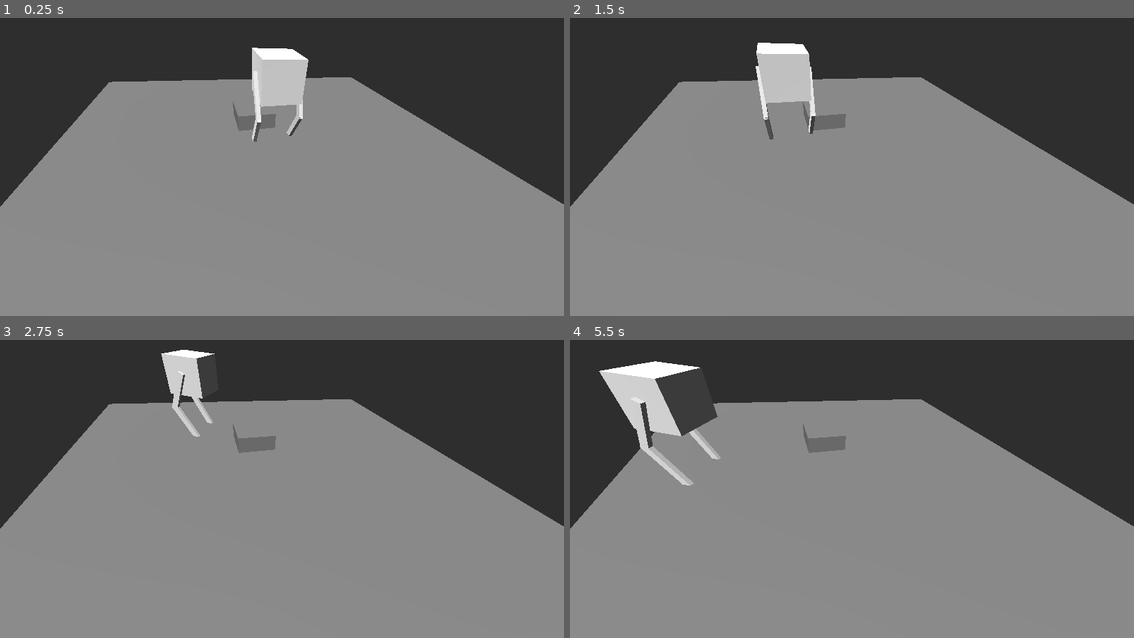
Above: before the commit, frames 1-4 (two rows, left to right).
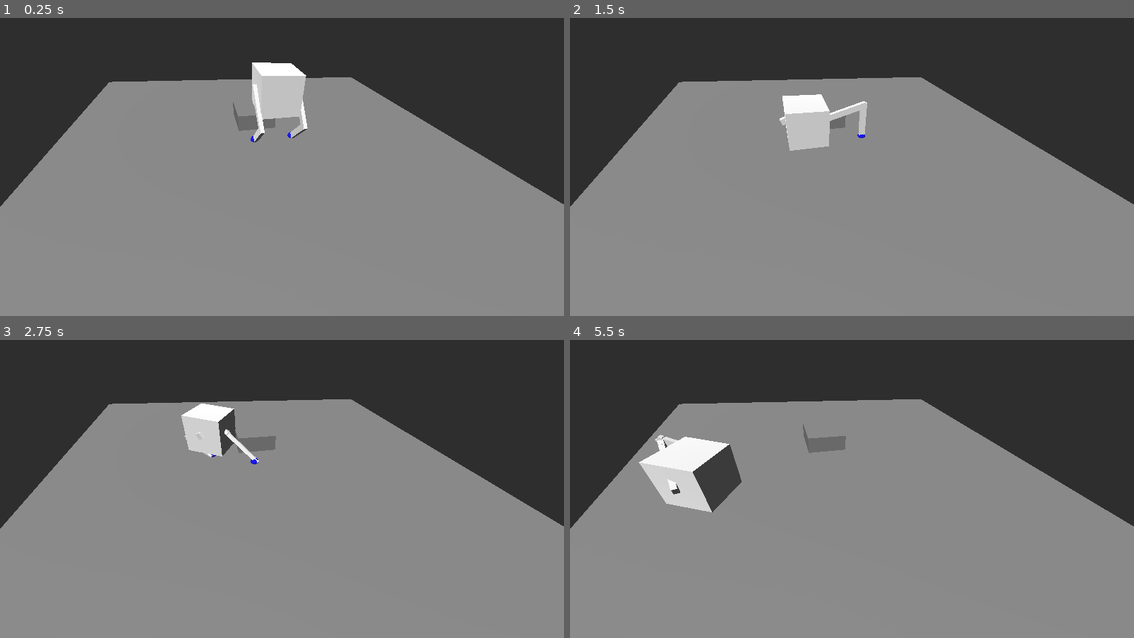
Above: after the commit, the same moments.

Repository: Jude010/C18405736_FYP
Game: Godot game, scene res://world.tscn
Same seed, same stepped clock (60 frames per second), same inputs: the game is played once before the commit and once after it.
Inputs:
- Up to frame 1 (0.25 s): no input
- Up to frame 2 (1.5 s): tap Enter at 0.5 s; hold D (right) 0.53-1.28 s; hold Shift (shift) 0.53-1.28 s; tap Space (space, bound only after the commit) at 0.8, 1.35 s; hold S (back) from 1.28 s (still down)
- Up to frame 3 (2.75 s): tap Shift (shift) at 1.55 s; release S (back) at 2.03 s; hold D (right) from 2.03 s (still down); hold Q (rot_anti_clockwise) from 2.03 s (still down); tap Space (space, bound only after the commit) at 2.3 s
- Up to frame 4 (5.5 s): release D (right) at 2.78 s; release Q (rot_anti_clockwise) at 2.78 s; hold W (forward) 2.78-3.53 s; tap E (rot_clockwise) at 2.85 s; tap Shift (shift) at 3.05, 4.55 s; hold Shift (shift) 3.53-4.28 s; hold A (left) 3.53-5.03 s; tap Space (space, bound only after the commit) at 3.8, 4.35, 5.3 s; hold S (back) from 5.03 s (still down); hold Shift (shift) from 5.03 s (still down)

The runs differ from the first frame. In frame 1, 1.5% of the frame differs, in the area x 44-55%, y 9-42%; in frame 2, 3.5%; in frame 3, 2.4%; in frame 4, 6.0%, in the area x 5-31%, y 7-58%.

Commit message:
legs moving

Diff:
--- a/Biped.tscn
+++ b/Biped.tscn
@@ -173,20 +173,31 @@
 blend_shape_mode = 0
 shadow_mesh = SubResource("ArrayMesh_ruixf")
 
-[node name="Node3D" type="CharacterBody3D" unique_id=199816479]
+[sub_resource type="StandardMaterial3D" id="StandardMaterial3D_il0n7"]
+albedo_color = Color(0, 0, 1, 1)
+
+[sub_resource type="SphereMesh" id="SphereMesh_tr064"]
+material = SubResource("StandardMaterial3D_il0n7")
+radius = 0.1
+height = 0.2
+
+[node name="Node3D" type="Node3D" unique_id=481173075]
 script = ExtResource("1_il0n7")
 
-[node name="CollisionShape3D" type="CollisionShape3D" parent="." unique_id=1764556004]
+[node name="body" type="CharacterBody3D" parent="." unique_id=199816479]
+collision_mask = 3
+
+[node name="CollisionShape3D" type="CollisionShape3D" parent="body" unique_id=1764556004]
 transform = Transform3D(1, 0, 0, 0, 1, 0, 0, 0, 1, 0.009552002, 1.8271881, -0.00091552734)
 shape = SubResource("BoxShape3D_a1die")
 
-[node name="biped" type="Node3D" parent="." unique_id=511392487]
+[node name="biped" type="Node3D" parent="body" unique_id=511392487]
 transform = Transform3D(-4.3711385e-08, 0, 0.99999994, 0, 1, 0, -0.99999994, 0, -4.3711385e-08, 0, 1, 0)
 
-[node name="Armature" type="Node3D" parent="biped" unique_id=163586984]
+[node name="Armature" type="Node3D" parent="body/biped" unique_id=163586984]
 transform = Transform3D(1, 0, 0, 0, 1, 0, 0, 0, 1, 0, -0.38354623, 0)
 
-[node name="Skeleton3D" type="Skeleton3D" parent="biped/Armature" unique_id=899341897]
+[node name="Skeleton3D" type="Skeleton3D" parent="body/biped/Armature" unique_id=899341897]
 transform = Transform3D(1, 0, 0, 0, 1, 0, 0, 0, 1, 0, 0.8285761, 0.011075854)
 bones/0/name = "Body"
 bones/0/parent = -1
@@ -252,56 +263,56 @@
 bones/8/rotation = Quaternion(-1.8338318e-07, -1.47957975e-08, -0.70710677, 0.70710677)
 bones/8/scale = Vector3(0.99999994, 0.99999994, 1)
 
-[node name="lower_leg_l" type="BoneAttachment3D" parent="biped/Armature/Skeleton3D" unique_id=1004673707]
-transform = Transform3D(0.71142066, -0.70054424, -0.055840865, -0.70127636, -0.71283925, 0.008468883, -0.045738384, 0.033134934, -0.9984038, 0.67294896, -0.17810577, -0.5374355)
+[node name="lower_leg_l" type="BoneAttachment3D" parent="body/biped/Armature/Skeleton3D" unique_id=1004673707]
+transform = Transform3D(0.49148792, 0.87081623, -0.010891652, 0.8708658, -0.49152088, -0.00038980413, -0.0056929216, -0.009293582, -0.99994075, 0.78996664, -0.016551524, -0.5030922)
 bone_name = "lower_leg.l"
 bone_idx = 2
 
-[node name="Cube_002" type="MeshInstance3D" parent="biped/Armature/Skeleton3D/lower_leg_l" unique_id=63227891]
+[node name="Cube_002" type="MeshInstance3D" parent="body/biped/Armature/Skeleton3D/lower_leg_l" unique_id=63227891]
 transform = Transform3D(-0.074892186, -4.1267776e-17, -1.0250913e-08, 3.4336708e-18, -0.15404584, 4.0042632e-11, 1.7855688e-08, -1.4346638e-10, -0.042995445, 1.793837e-10, 0.0875631, 0.00075238943)
 mesh = SubResource("ArrayMesh_gtakv")
 
-[node name="upper_leg_l" type="BoneAttachment3D" parent="biped/Armature/Skeleton3D" unique_id=609679555]
-transform = Transform3D(0.66886353, 0.74188, -0.047282062, 0.7427341, -0.6695861, 0.000741316, -0.031109445, -0.03561383, -0.99888134, 7.695576e-17, 0.4292664, -0.50513065)
+[node name="upper_leg_l" type="BoneAttachment3D" parent="body/biped/Armature/Skeleton3D" unique_id=609679555]
+transform = Transform3D(0.49148792, 0.870884, -0.0008409356, 0.8708658, -0.49148366, -0.006062364, -0.0056929216, 0.0022472371, -0.9999814, 7.695576e-17, 0.4292664, -0.50513065)
 bone_name = "upper_leg.l"
 bone_idx = 1
 
-[node name="Cube_001" type="MeshInstance3D" parent="biped/Armature/Skeleton3D/upper_leg_l" unique_id=1362852623]
+[node name="Cube_001" type="MeshInstance3D" parent="body/biped/Armature/Skeleton3D/upper_leg_l" unique_id=1362852623]
 transform = Transform3D(-0.074892186, -4.2386636e-10, -1.0250229e-08, 1.6629406e-17, -0.15403558, 0.00049620535, 1.7855685e-08, -0.0017778247, -0.042992588, 0.011763166, 0.0983703, -0.010461979)
 mesh = SubResource("ArrayMesh_ls0hl")
 
-[node name="lower_leg_r" type="BoneAttachment3D" parent="biped/Armature/Skeleton3D" unique_id=1831659474]
-transform = Transform3D(0.82888603, -0.55936795, -0.0074392264, -0.55929166, -0.82890826, 0.010184453, -0.011863296, -0.0042810533, -0.9999206, 0.38636863, -0.39141846, 0.4868214)
+[node name="lower_leg_r" type="BoneAttachment3D" parent="body/biped/Armature/Skeleton3D" unique_id=1831659474]
+transform = Transform3D(0.45628887, -0.88977826, 0.009747182, -0.8898309, -0.456276, 0.0036356011, 0.0012125266, -0.010332227, -0.99994594, -0.8071537, 0.015374333, 0.48868182)
 bone_name = "lower_leg.r"
 bone_idx = 5
 
-[node name="Cube_004" type="MeshInstance3D" parent="biped/Armature/Skeleton3D/lower_leg_r" unique_id=23723107]
+[node name="Cube_004" type="MeshInstance3D" parent="body/biped/Armature/Skeleton3D/lower_leg_r" unique_id=23723107]
 transform = Transform3D(-0.074892186, -4.1267776e-17, -1.0250913e-08, 3.4336708e-18, -0.15404584, 4.0042632e-11, 1.7855688e-08, -1.4346638e-10, -0.042995445, 2.133497e-09, 0.0875631, 0.008948535)
 mesh = SubResource("ArrayMesh_cjbke")
 
-[node name="upper_leg_r" type="BoneAttachment3D" parent="biped/Armature/Skeleton3D" unique_id=185151550]
-transform = Transform3D(0.9047456, 0.4259449, -0.0025236136, 0.4259457, -0.90474874, -0.0002571656, -0.0023927744, -0.0008422528, -0.9999969, 7.695576e-17, 0.4292664, 0.48758543)
+[node name="upper_leg_r" type="BoneAttachment3D" parent="body/biped/Armature/Skeleton3D" unique_id=185151550]
+transform = Transform3D(0.45628887, -0.88983154, -0.0005222964, -0.8898309, -0.4562876, -0.0016304703, 0.0012125266, 0.0012087207, -0.99999857, 7.695576e-17, 0.4292664, 0.48758543)
 bone_name = "upper_leg.r"
 bone_idx = 4
 
-[node name="Cube_003" type="MeshInstance3D" parent="biped/Armature/Skeleton3D/upper_leg_r" unique_id=478883183]
+[node name="Cube_003" type="MeshInstance3D" parent="body/biped/Armature/Skeleton3D/upper_leg_r" unique_id=478883183]
 transform = Transform3D(-0.074892186, -4.2386636e-10, -1.0250229e-08, 1.6629406e-17, -0.15403558, 0.00049620535, 1.7855685e-08, -0.0017778247, -0.042992588, 0.011763168, 0.09827576, -0.0022664284)
 mesh = SubResource("ArrayMesh_hpokx")
 
-[node name="Body" type="BoneAttachment3D" parent="biped/Armature/Skeleton3D" unique_id=1112841811]
+[node name="Body" type="BoneAttachment3D" parent="body/biped/Armature/Skeleton3D" unique_id=1112841811]
 bone_name = "Body"
 bone_idx = 0
 
-[node name="Cube" type="MeshInstance3D" parent="biped/Armature/Skeleton3D/Body" unique_id=155798034]
+[node name="Cube" type="MeshInstance3D" parent="body/biped/Armature/Skeleton3D/Body" unique_id=155798034]
 transform = Transform3D(0.45, 0, 0, 0, 0.45, 0, 0, 0, 0.45, 0, 0.38354623, 0)
 mesh = SubResource("ArrayMesh_7ilga")
 
-[node name="Left_leg_ik" type="FABRIK3D" parent="biped/Armature/Skeleton3D" unique_id=1555382826]
+[node name="Left_leg_ik" type="FABRIK3D" parent="body/biped/Armature/Skeleton3D" unique_id=1555382826]
 angular_delta_limit = 0.9807703198656936
 deterministic = true
 setting_count = 2
-settings/0/target_node = NodePath("../LeftKnee")
-settings/1/target_node = NodePath("../../../SpringArmLeft/Left_target")
+settings/0/target_node = NodePath("../../LeftKnee")
+settings/1/target_node = NodePath("../../../../../SpringArmLeft/Left_target")
 settings/0/root_bone_name = "upper_leg.l"
 settings/0/root_bone = 1
 settings/0/end_bone_name = "lower_leg.l"
@@ -325,37 +336,65 @@
 settings/1/joints/2/rotation_axis = 3
 settings/1/joints/2/limitation = null
 
-[node name="Right_leg_ik" type="FABRIK3D" parent="biped/Armature/Skeleton3D" unique_id=1184814115]
-setting_count = 1
-settings/0/target_node = NodePath("../../../SpringArmRight/Right_target")
+[node name="Right_leg_ik" type="FABRIK3D" parent="body/biped/Armature/Skeleton3D" unique_id=1184814115]
+angular_delta_limit = 1.0821041362364845
+deterministic = true
+setting_count = 2
+settings/0/target_node = NodePath("../../RightKnee")
+settings/1/target_node = NodePath("../../../../../SpringArmRight/Right_target")
 settings/0/root_bone_name = "upper_leg.r"
 settings/0/root_bone = 4
-settings/0/end_bone_name = "foot.r"
-settings/0/end_bone = 8
+settings/0/end_bone_name = "lower_leg.r"
+settings/0/end_bone = 5
 settings/0/extend_end_bone = false
-settings/0/joint_count = 3
+settings/0/joint_count = 2
+settings/1/root_bone_name = "upper_leg.r"
+settings/1/root_bone = 4
+settings/1/end_bone_name = "foot.r"
+settings/1/end_bone = 8
+settings/1/extend_end_bone = false
+settings/1/joint_count = 3
 settings/0/joints/0/rotation_axis = 3
 settings/0/joints/0/limitation = null
-settings/0/joints/1/rotation_axis = 2
+settings/0/joints/1/rotation_axis = 3
 settings/0/joints/1/limitation = null
-settings/0/joints/2/rotation_axis = 3
-settings/0/joints/2/limitation = null
-
-[node name="LeftKnee" type="Marker3D" parent="biped/Armature/Skeleton3D" unique_id=191407294]
-transform = Transform3D(0.99999934, 0, -1.0658141e-14, 0, 1, 0, 1.0658141e-14, 0, 0.99999934, 0.9940328, 0.008966923, -0.46694732)
-
-[node name="SpringArmLeft" type="SpringArm3D" parent="biped" unique_id=1858481935]
-transform = Transform3D(0.9999982, -3.5527137e-15, 0, 0, -4.3711324e-08, -0.9999987, 3.5527137e-15, 0.99999833, -4.3711317e-08, -0.097614266, 0.54361117, -0.46743035)
-collision_mask = 3
+settings/1/joints/0/rotation_axis = 3
+settings/1/joints/0/limitation = null
+settings/1/joints/1/rotation_axis = 2
+settings/1/joints/1/limitation = null
+settings/1/joints/2/rotation_axis = 3
+settings/1/joints/2/limitation = null
+
+[node name="RightKnee" type="Marker3D" parent="body/biped/Armature" unique_id=1849012359]
+transform = Transform3D(0.999999, 0, -1.7763568e-14, 0, 1, 0, 1.7763568e-14, 0, 0.999999, 1.584152, 0.6262655, 0.50580496)
+
+[node name="LeftKnee" type="Marker3D" parent="body/biped/Armature" unique_id=191407294]
+transform = Transform3D(0.99999887, 0, -1.7763568e-14, 0, 1, 0, 1.7763568e-14, 0, 0.99999887, 1.5841517, 0.6262655, -0.4995838)
+
+[node name="LeftSoulder" type="Marker3D" parent="body/biped/Armature" unique_id=157966911]
+transform = Transform3D(0.9999998, 0, -3.5527137e-15, 0, 1, 0, 3.5527137e-15, 0, 0.9999998, 2.1336552e-08, 1.2385235, -0.48812342)
+
+[node name="RightSoulder" type="Marker3D" parent="body/biped/Armature" unique_id=1814314778]
+transform = Transform3D(0.9999998, 0, -3.5527137e-15, 0, 1, 0, 3.5527137e-15, 0, 0.9999998, -2.1973486e-08, 1.2530942, 0.5026948)
+
+[node name="SpringArmLeft" type="SpringArm3D" parent="." unique_id=1858481935]
+transform = Transform3D(-4.3711303e-08, 0.9999983, -4.3711314e-08, 0, -4.3711324e-08, -0.9999987, -0.99999815, -4.3711307e-08, 1.9106823e-15, -0.46743032, 1.5436112, -2.0252323)
+collision_mask = 2
 spring_length = 4.0
 
-[node name="Left_target" type="Marker3D" parent="biped/SpringArmLeft" unique_id=797595601]
+[node name="Left_target" type="Marker3D" parent="SpringArmLeft" unique_id=797595601]
 transform = Transform3D(0.22702107, 0.6880375, 0.68924963, 0.4937874, -0.6913318, 0.5274734, 0.83942246, 0.2205955, -0.49669167, 0.15489939, -0.030096292, 0.903139)
 
-[node name="SpringArmRight" type="SpringArm3D" parent="biped" unique_id=162179639]
-transform = Transform3D(0.99999875, -1.4210855e-14, 0, 0, -4.3711374e-08, -0.9999998, 1.4210855e-14, 0.9999989, -4.3711335e-08, -0.008116378, 1.1471248, 0.51810217)
-collision_mask = 3
+[node name="MeshInstance3D" type="MeshInstance3D" parent="SpringArmLeft/Left_target" unique_id=754106051]
+mesh = SubResource("SphereMesh_tr064")
+
+[node name="SpringArmRight" type="SpringArm3D" parent="." unique_id=162179639]
+transform = Transform3D(-4.3711317e-08, 0.99999887, -4.371133e-08, 0, -4.3711374e-08, -0.9999998, -0.9999987, -4.3711324e-08, 1.910683e-15, 0.5181021, 2.1471248, 2.9388034)
+collision_mask = 2
 spring_length = 4.0
 
-[node name="Right_target" type="Marker3D" parent="biped/SpringArmRight" unique_id=1579464284]
+[node name="Right_target" type="Marker3D" parent="SpringArmRight" unique_id=1579464284]
 transform = Transform3D(0.5755462, -0.5753195, -0.58116275, 0.042477116, -0.68867785, 0.7238208, -0.8166643, -0.44127998, -0.37192804, -0.097088926, -0.023960173, 1.8219609)
+
+[node name="MeshInstance3D" type="MeshInstance3D" parent="SpringArmRight/Right_target" unique_id=348017457]
+mesh = SubResource("SphereMesh_tr064")
--- a/biped.gd
+++ b/biped.gd
@@ -1,12 +1,35 @@
-extends CharacterBody3D
+extends Node3D
 
 @export var speed:float = 100
 @export var speed_r:int = 3
+@export var step_dist:float =45
+@export var leg_len:float = 1
+
+func walk(delta:float , body:CharacterBody3D) -> void:
+	var left_target:Vector3 = $SpringArmLeft/Left_target.global_position
+	var right_target:Vector3 = $SpringArmRight/Right_target.global_position
+	var left_shoulder:Vector3 = $body/biped/Armature/LeftSoulder.global_position
+	var right_shoulder:Vector3 = $body/biped/Armature/RightSoulder.global_position
+
+	if left_target.distance_to(left_shoulder) > leg_len and left_target.distance_to(left_shoulder) > left_shoulder.distance_to(left_shoulder + body.velocity):
+		var move_dir:Vector3 = body.velocity
+		move_dir.y = 0
+		move_dir = move_dir.normalized()
+		$SpringArmLeft.global_position =left_shoulder+move_dir*step_dist*delta
+
+	if right_target.distance_to(right_shoulder) > leg_len and right_target.distance_to(right_shoulder) > right_shoulder.distance_to(right_shoulder + body.velocity):
+		var move_dir:Vector3 = body.velocity
+		move_dir.y = 0
+		move_dir = move_dir.normalized()
+		$SpringArmRight.global_position = right_shoulder+move_dir*step_dist*delta
+
+
 
 func _physics_process(delta: float) -> void:
 
 	var dir:Vector3 = Vector3.ZERO
 	var rot:int = 0
+	var body:CharacterBody3D = $body
 
 	if Input.is_action_pressed("forward"):
 		dir = Vector3.FORWARD + dir
@@ -26,11 +49,17 @@
 	if Input.is_action_pressed("rot_anti_clockwise"):
 		rot = rot - 1
 
-	##if Input.is_action_pressed("shift"):
+	if Input.is_action_pressed("shift"):
+		dir = dir + Vector3.DOWN
+
+	if Input.is_action_pressed("space"):
+		dir = dir + Vector3.UP
 
 
-	rotate_y(speed_r * rot * delta)
+	body.rotate_y(speed_r * rot * delta)
 
-	velocity = global_transform.basis * dir.normalized() * speed * delta
+	body.velocity = body.global_transform.basis * dir.normalized() * speed * delta
 
-	move_and_slide()
+	walk(delta , body)
+
+	body.move_and_slide()
--- a/project.godot
+++ b/project.godot
@@ -52,6 +52,11 @@
 "events": [Object(InputEventKey,"resource_local_to_scene":false,"resource_name":"","device":-1,"window_id":0,"alt_press …(195 unchanged characters)…
 ]
 }
+space={
+"deadzone": 0.2,
+"events": [Object(InputEventKey,"resource_local_to_scene":false,"resource_name":"","device":-1,"window_id":0,"alt_pressed":false,"shift_pressed":false,"ctrl_pressed":false,"meta_pressed":false,"pressed":false,"keycode":0,"physical_keycode":32,"key_label":0,"unicode":32,"location":0,"echo":false,"script":null)
+]
+}
 
 [physics]
 
--- a/world.tscn
+++ b/world.tscn
@@ -27,6 +27,8 @@
 compositor = SubResource("Compositor_aqk2v")
 
 [node name="StaticBody3D" type="StaticBody3D" parent="." unique_id=497518629]
+collision_layer = 3
+collision_mask = 3
 
 [node name="CollisionShape3D" type="CollisionShape3D" parent="StaticBody3D" unique_id=2140232428]
 shape = SubResource("WorldBoundaryShape3D_036b0")
@@ -36,7 +38,7 @@
 mesh = SubResource("PlaneMesh_dwbse")
 
 [node name="biped" parent="." unique_id=1569417417 instance=ExtResource("1_f3sb7")]
-transform = Transform3D(1, 0, 0, 0, 1, 0, 0, 0, 1, 0.2690643, -0.27386487, 0.47119194)
+transform = Transform3D(1, 0, 0, 0, 1, 0, 0, 0, 1, 0.2690643, -0.56625175, 0.47119194)
 
 [node name="Camera3D" type="Camera3D" parent="." unique_id=1611717442]
 transform = Transform3D(-0.94823116, -0.12987109, 0.2898125, 0.08266293, 0.7801749, 0.62007594, -0.30663437, 0.61193204, -0.7290505, 1.6828055, 2.9455957, -3.8135173)
@@ -47,6 +49,8 @@
 
 [node name="obstacle" type="StaticBody3D" parent="." unique_id=1909642976]
 transform = Transform3D(1, 0, 0, 0, 1, 0, 0, 0, 1, 0.588437, -0.0765605, 1.4657533)
+collision_layer = 3
+collision_mask = 3
 
 [node name="MeshInstance3D" type="MeshInstance3D" parent="obstacle" unique_id=1668571044]
 mesh = SubResource("BoxMesh_f3sb7")
